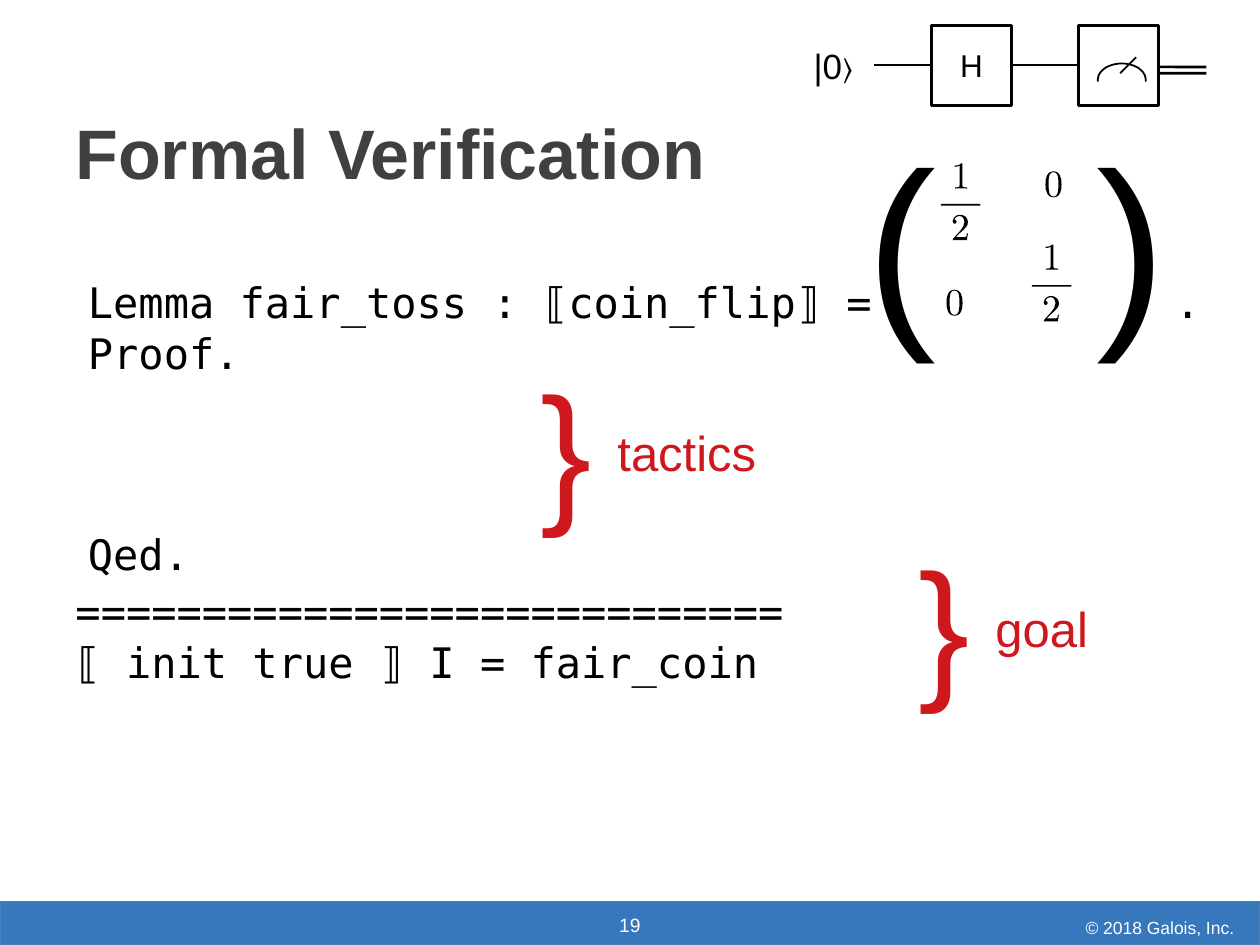
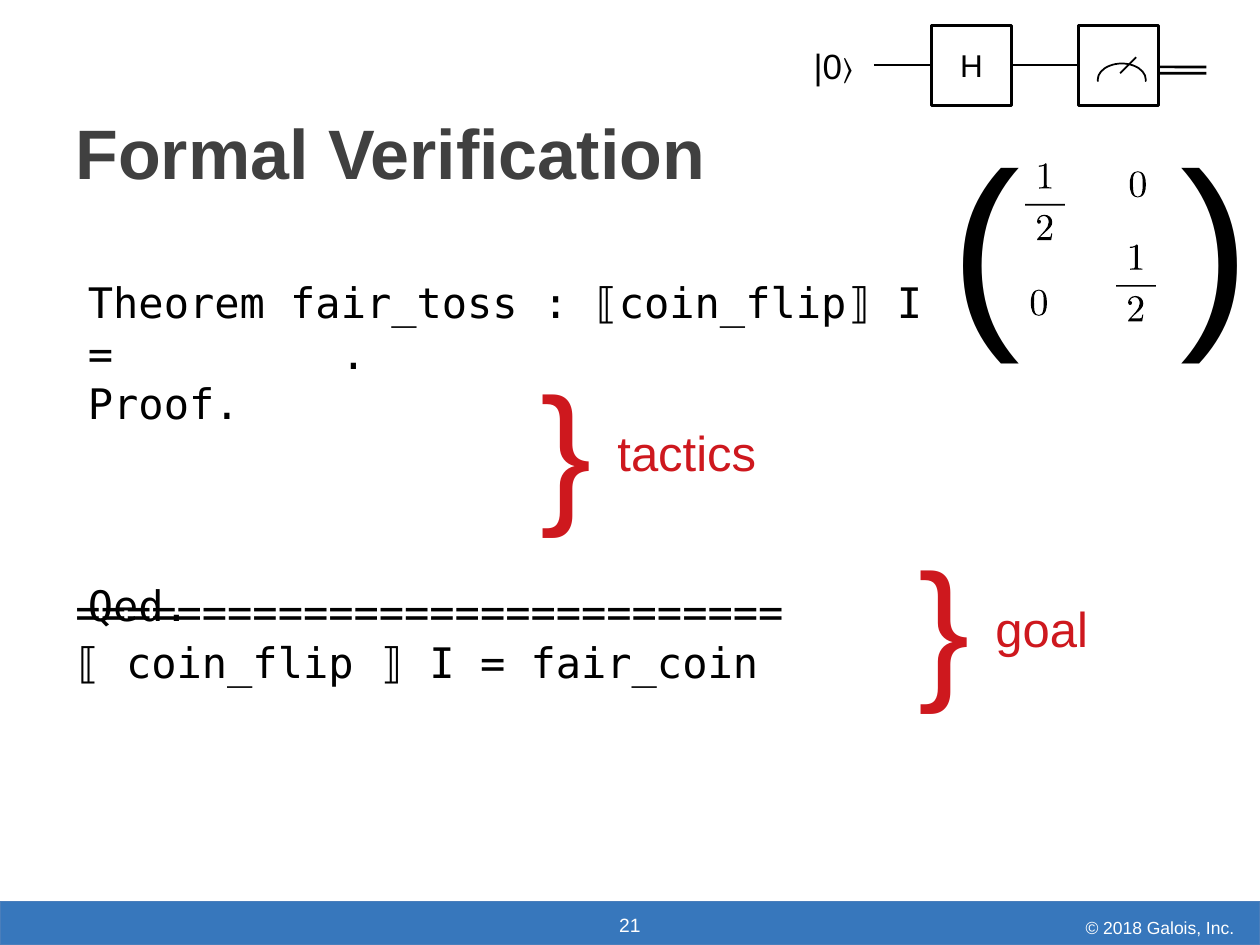
Before and after one commit to jpaykin/jpaykin.github.io, a slide deck: slide 21 of talks/PNNL.odp (slide 19 before the commit). Drawn at 1260x945 pixels with LibreOffice and Linux fonts; fonts in the diff are those of the drawing; background and template pictures are left out. Boxes give left, top, right and bottom in pixels: in the first picture for what was removed or moved away, otherwise in the second. Text is boxed around its words. In the diff, an @@ line names an element or a change of style, - is before the commit and + after.

```diff
--- a/talks/PNNL.odp
+++ b/talks/PNNL.odp
@@ freeform shape: place and size @@
-freeform shape at [1046, 171, 1062, 198]
+freeform shape at [1040, 164, 1052, 189]
@@ freeform shape: place and size @@
-freeform shape at [955, 164, 968, 189]
+freeform shape at [1130, 171, 1147, 198]
@@ 2 texts, 2 freeform shapes: place and size @@
-2 texts, 2 freeform shapes at [854, 105, 1135, 352]
+2 texts, 2 freeform shapes at [939, 105, 1220, 352]
@@ freeform shape: place and size @@
-freeform shape at [1046, 244, 1058, 270]
+freeform shape at [1037, 214, 1052, 239]
@@ freeform shape: place and size @@
-freeform shape at [953, 214, 968, 239]
+freeform shape at [1130, 244, 1143, 270]
@@ text at [88, 286, 922, 328]: text changed @@
-Lemma fair_toss : ⟦coin_flip⟧ = .
+Theorem fair_toss : ⟦coin_flip⟧ I = .
@@ freeform shape: place and size @@
-freeform shape at [1043, 296, 1058, 321]
+freeform shape at [1031, 290, 1047, 316]
@@ freeform shape: place and size @@
-freeform shape at [946, 290, 963, 316]
+freeform shape at [1128, 296, 1143, 321]
@@ text at [126, 646, 759, 687]: text changed @@
-⟦ init true ⟧ I = fair_coin
+⟦ coin_flip ⟧ I = fair_coin
@@ page number at [619, 918, 640, 932]: text changed @@
-19
+21
```
Also in this commit, not shown: 17 other slides changed, 3 slides added, 1 slide removed.
